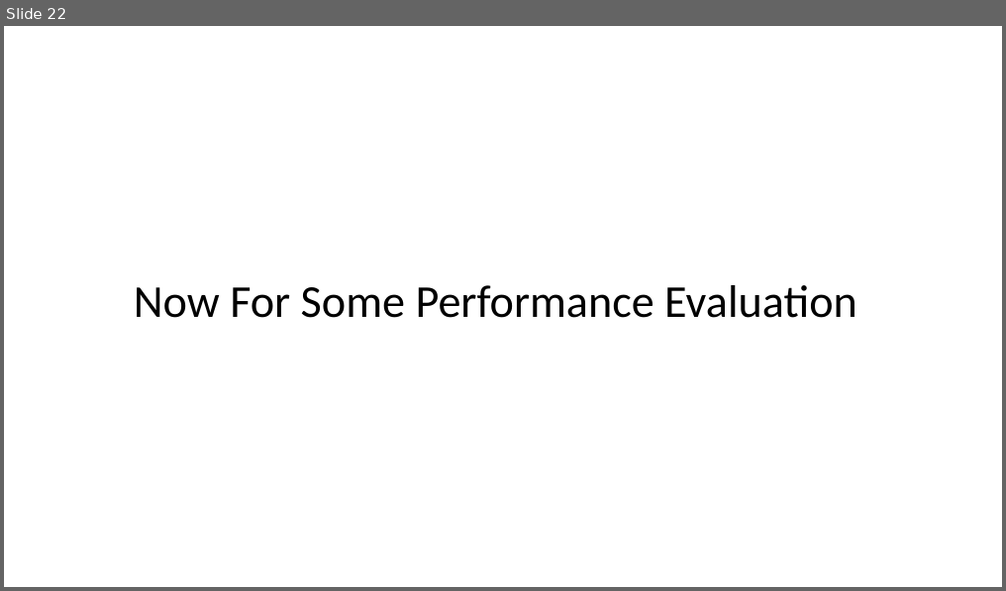
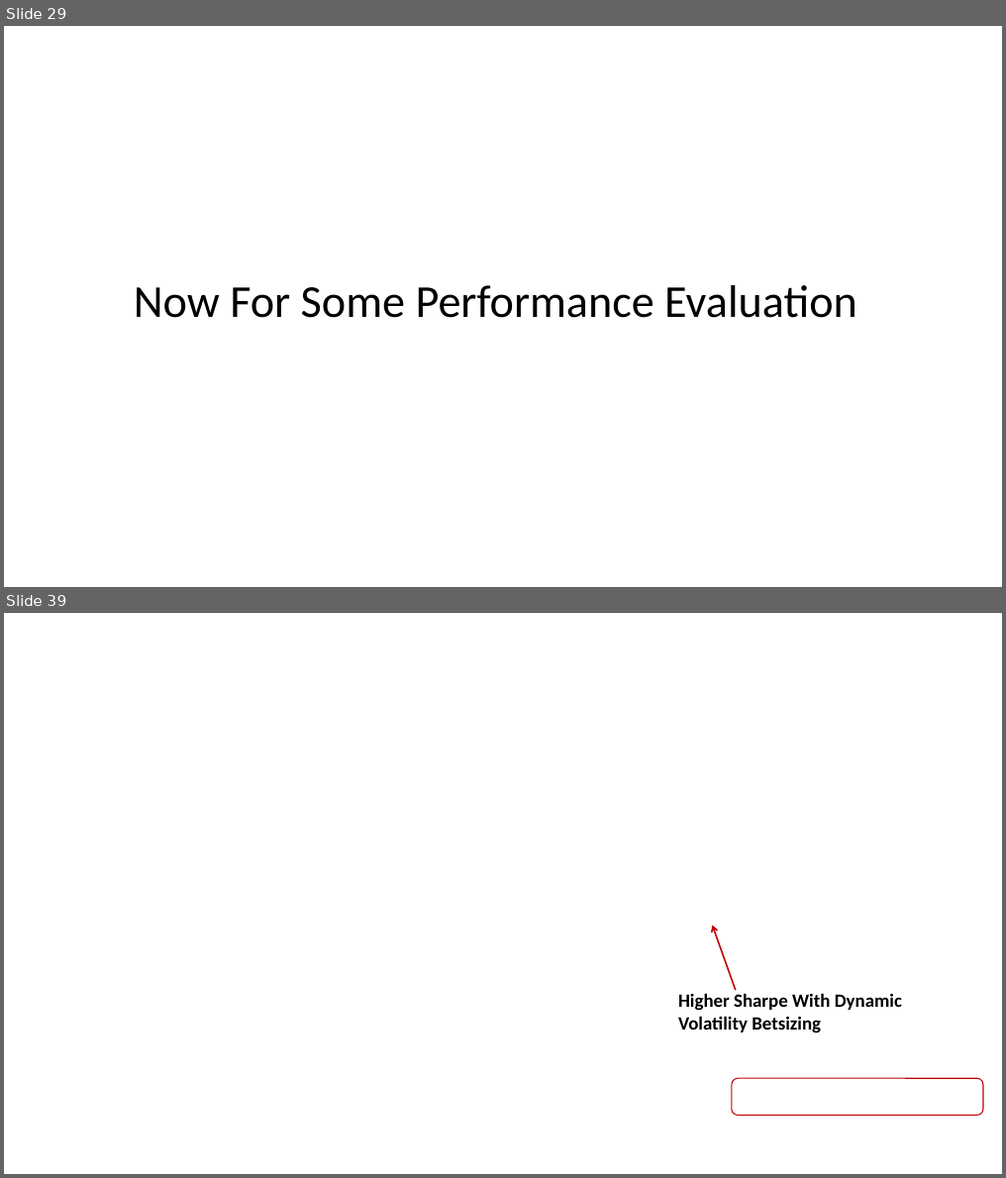
Before and after one commit to christy108/PATTERN_PROJECT_QUANT_WORKSHOP, a slide deck: Presentation/Presentation.pptx. Shown one above the other, each under a label of ours: slide 22 before the commit, slides 29 and 39 after it; the slides between them are not shown. The pictures are 1006x591 and 1006x1178 pixels, drawn with LibreOffice and Linux fonts; fonts in the diff are those of the drawing; background and template pictures are left out. Boxes give left, top, right and bottom in pixels: in the first picture for what was removed or moved away, otherwise in the second. Text is boxed around its words. In the diff, an @@ line names an element or a change of style, - is before the commit and + after.

```diff
--- a/Presentation/Presentation.pptx
+++ b/Presentation/Presentation.pptx
@@ slide 39 added at <box>4,613,1002,1174</box>, background picture (left out) @@
@@ arrow added from (736, 990) to (712, 925), #C00000 1.5 pt @@
@@ text added at <box>678,993,902,1034</box>, 18 pt, text #000000, bold @@
+Higher Sharpe With Dynamic Volatility Betsizing
@@ rounded rectangle added at <box>732,1078,983,1115</box>, outline #C00000 1 pt @@
@@ what was slide 22 is now slide 29 @@
```
Also in this commit, not shown: 12 slides changed, 16 other slides added, 2 slides removed.
